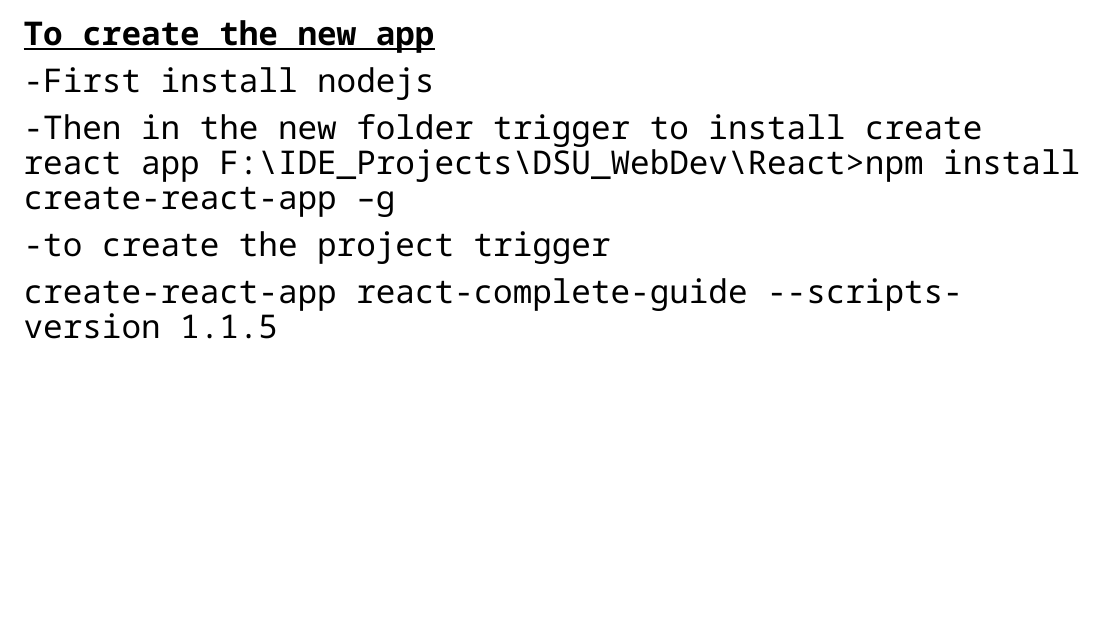
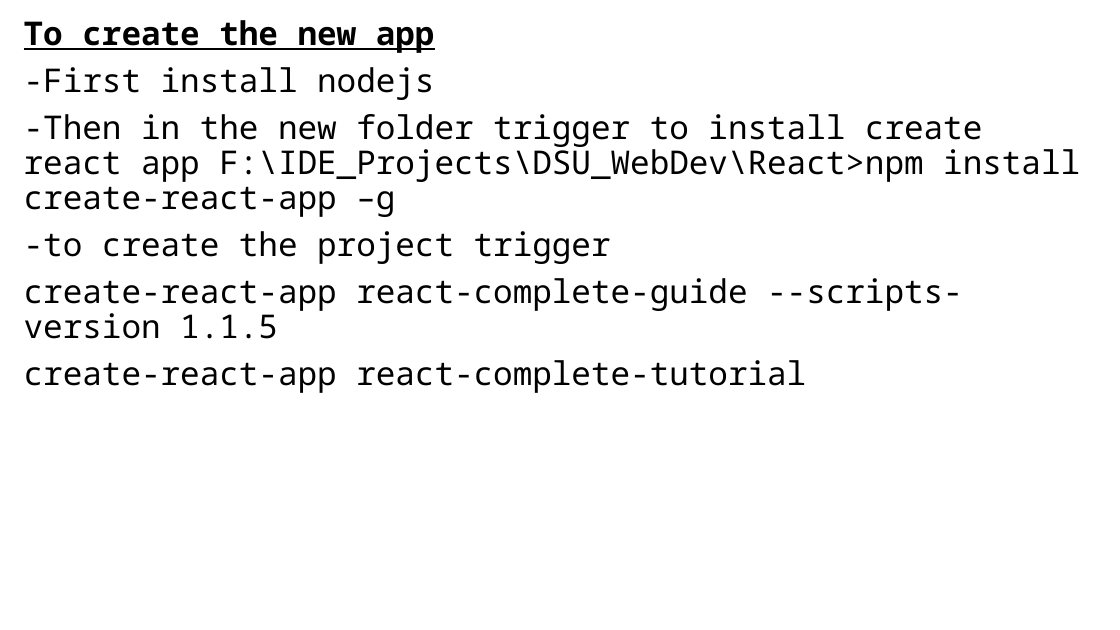
Before and after one commit to Vijay-Ky/Aptech-DSU-FWD-B704, a slide deck: slide 38 of React/ReactTheory.pptx. Drawn at 1120x630 pixels with LibreOffice and Linux fonts; fonts in the diff are those of the drawing. Boxes give left, top, right and bottom in pixels: in the first picture for what was removed or moved away, otherwise in the second. Text is boxed around its words. In the diff, an @@ line names an element or a change of style, - is before the commit and + after.

```diff
--- a/React/ReactTheory.pptx
+++ b/React/ReactTheory.pptx
@@ text at (24,360,806,393): paragraph added @@
+create-react-app react-complete-tutorial
```
Also in this commit, not shown: 2 slides added, 2 slides removed, 1 other file.
